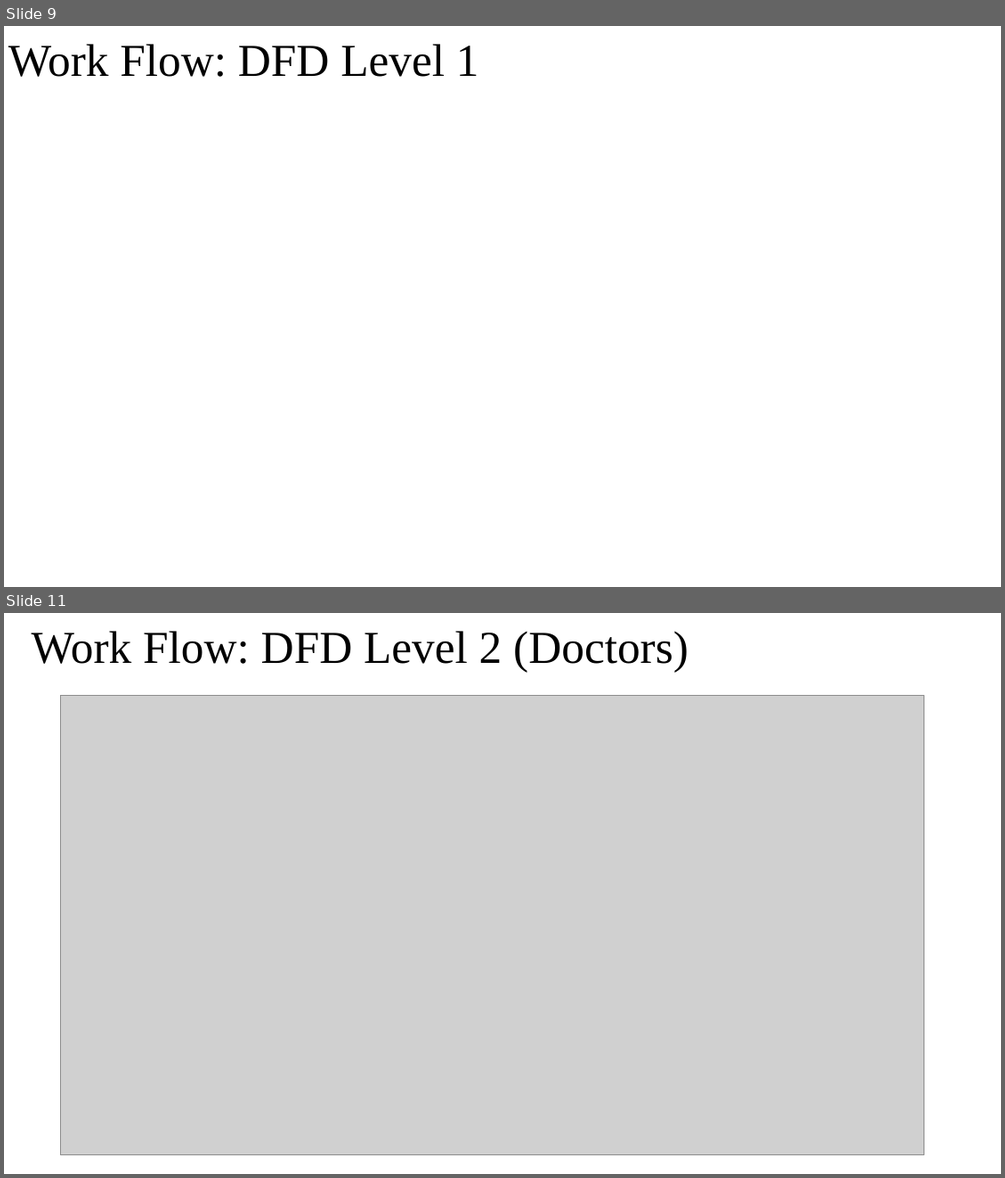
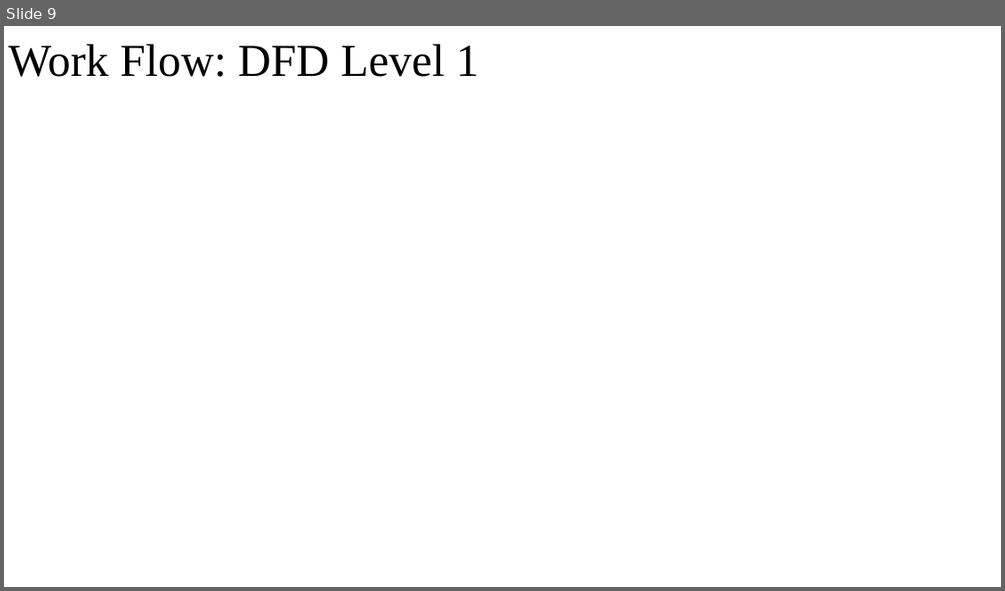
Before and after one commit to KIET-Github/CS-2024-A, a slide deck: PCS24-6-Hanu/Presentation - Smart Care.pptx. Shown one above the other, each under a label of ours: slides 9 and 11 before the commit, slide 9 after it; the slides between them are not shown. The pictures are 1005x1178 and 1005x591 pixels, drawn with LibreOffice and Linux fonts; fonts in the diff are those of the drawing; grey boxes stand for pictures; background and template pictures are left out. Boxes give left, top, right and bottom in pixels: in the first picture for what was removed or moved away, otherwise in the second. Text is boxed around its words. In the diff, an @@ line names an element or a change of style, - is before the commit and + after.

```diff
--- a/PCS24-6-Hanu/Presentation - Smart Care.pptx
+++ b/PCS24-6-Hanu/Presentation - Smart Care.pptx
@@ slide 11 removed at [4, 613, 1001, 1174], background #FFFFFF @@
@@ text removed at [32, 631, 688, 673] @@
-Work Flow: DFD Level 2 (Doctors)
@@ picture removed at [60, 695, 923, 1154] @@
```
Also in this commit, not shown: 6 slides changed, 1 slide added, 2 other slides removed, 9 other files.
